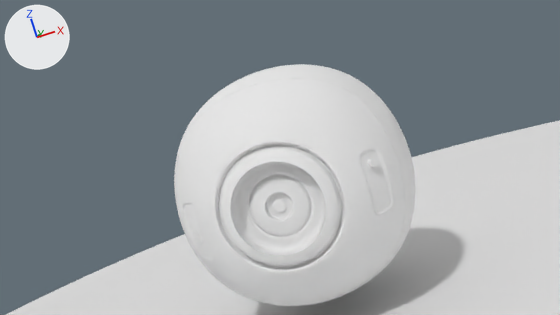
The Blender file HardSurfaceSphere.blend: old version first, new version second.
Rendered twice from the file's camera 'Camera'. The axes (+X, +Y, +Z) are drawn at upper left. The lights are the same throughout.

Before the edit, the objects in view are built like this:
```python
me_circle = bpy.data.meshes.new('Circle')
me_circle.from_pydata(...)  # 32 vertices, 1 face; spans x -5.9..5.9, y -5.9..5.9, z -1.27
me_cube = bpy.data.meshes.new('Cube')
me_cube.from_pydata(...)  # 2474 vertices, 2440 faces; spans x -0.84..0.84, y -0.8..0.84, z -0.84..0.84
me_cube.polygons.foreach_set('use_smooth', [True] * 2440)
me_cube.materials.append(mat_material)  # white #e7e7e7
ob_circle = bpy.data.objects.new('Circle', me_circle)
ob_circle.location = (0.72, -0.32, 0.335)
_m = ob_circle.modifiers.new('Subsurf', 'SUBSURF')
_m.levels = 2
ob_cube = bpy.data.objects.new('Cube', me_cube)
ob_cube.location = (0.0, 0.0, 0.0)
_m = ob_cube.modifiers.new('Subsurf', 'SUBSURF')
_m.levels = 2
_m = ob_cube.modifiers.new('Bevel', 'BEVEL')
_m.width = 0.01
_m.width_pct = 0.01
_m.segments = 3
_m.limit_method = 'WEIGHT'
_m.spread = 0.0
```
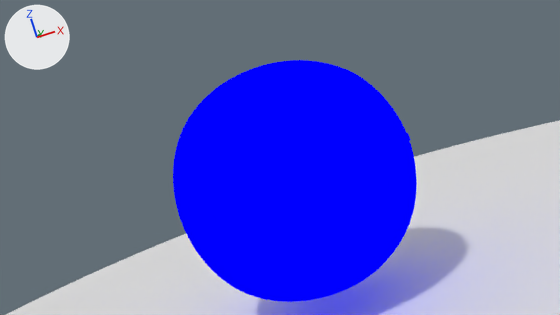
Commit message: Ligthting experiments

The change, as a diff of the scene's bpy script:
```diff
--- a/HardSurfaceSphere.blend.py
+++ b/HardSurfaceSphere.blend.py
@@ mat_material_001 @@
+mat_material_001 = bpy.data.materials.new('Material.001')
+mat_material_001.use_nodes = True; mat_material_001.node_tree.nodes.clear()
+_N = mat_material_001.node_tree.nodes; _L = mat_material_001.node_tree.links
+n0 = _N.new('ShaderNodeNewGeometry'); n0.name = 'Geometry'
+n1 = _N.new('ShaderNodeNormal'); n1.name = 'Normal'
+n2 = _N.new('ShaderNodeEmission'); n2.name = 'Emission Viewer'
+n3 = _N.new('ShaderNodeOutputMaterial'); n3.name = 'Material Output'
+_L.new(n0.outputs[1], n1.inputs[0])  # 'Normal' to 'Normal'
+_L.new(n1.outputs[0], n2.inputs[0])  # 'Normal' to 'Color'
+_L.new(n2.outputs[0], n3.inputs[0])  # 'Emission' to 'Surface'
@@ me_cube @@
 me_cube.from_pydata(...)  # 2474 vertices, 2440 faces; spans x -0.84..0.84, y -0.8..0.84, z -0.84..0.84
-me_cube.materials.append(mat_material)  # white #e7e7e7
+me_cube.materials.append(mat_material_001)
@@ ob_cube @@
 ob_cube = bpy.data.objects.new('Cube', me_cube)
-ob_cube.location = (0.0, 0.0, 0.0)
+ob_cube.location = (0.0, 0.0, 0.031)
+ob_cube.rotation_euler = (0.0, 0.0, 0.643)  # degrees (0, 0, 37)
 _m = ob_cube.modifiers.new('Subsurf', 'SUBSURF')
```

Pixel boxes (x1, y1, x2, y2) of what changed, in the pictures (560 x 315 px):
'Cube', recoloured, moved, turned: before (174, 64, 416, 306); after (173, 60, 417, 302)
